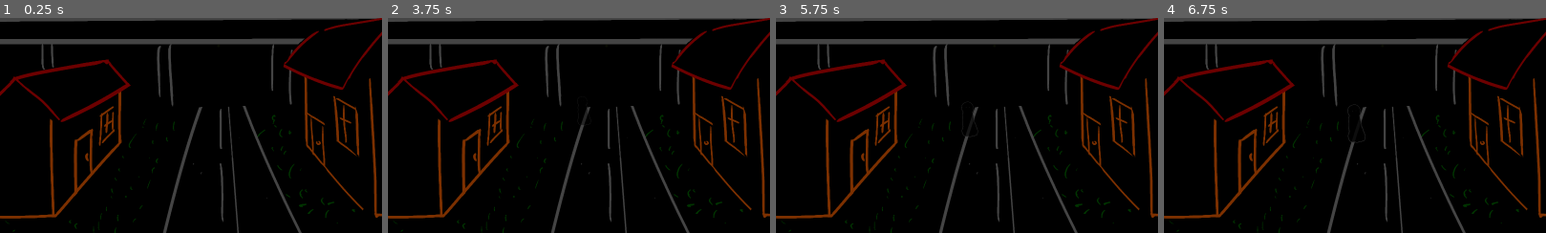
Above: before the commit, frames 1-4 (left to right).
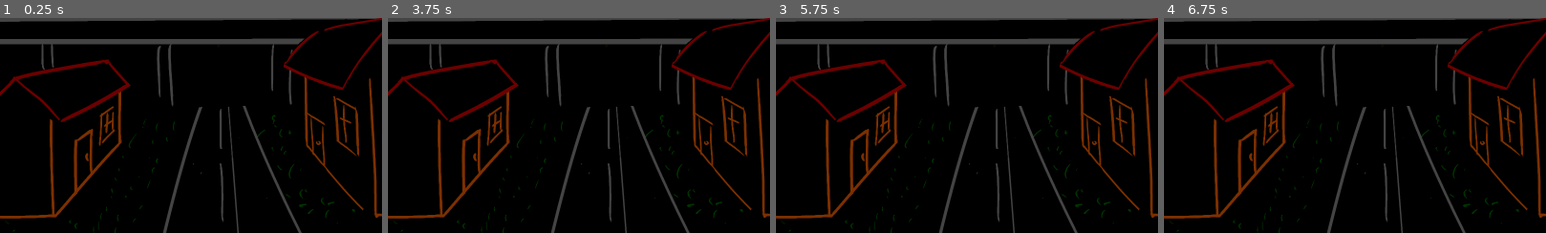
Above: after the commit, the same moments.

Repository: MarmadileManteater/Carbuncle-Game
Game: Godot game, scene res://scenes/window/window.tscn
Two runs of this game, one before a commit and one after it. Both use one fixed random seed, a clock stepped at 60 frames per second and the inputs below. This scene is started directly instead of the project's main scene. Sound files missing from this copy of the repository are replaced by a short silence.
Inputs (mouse positions are % of the whole screen's width and height, from its top left):
- Up to frame 1 (0.25 s): no input
- Up to frame 2 (3.75 s): tap Enter at 0.5, 2, 3.5 s; move the mouse to (72, 45) at 0.52 s; hold Right (ui_right) 0.53-2.03 s; click (72, 45) at 0.67 s; tap Space at 1.25, 2.75 s; move the mouse to (30, 55) at 1.27 s; move the mouse to (60, 28) at 2.02 s; hold Left (ui_left) 2.03-2.78 s; move the mouse to (45, 70) at 2.77 s; hold Right (ui_right) from 2.78 s (still down); click (45, 70) at 2.92 s; move the mouse to (80, 65) at 3.52 s
- Up to frame 3 (5.75 s): tap Space at 4.25 s; move the mouse to (20, 35) at 4.27 s; release Right (ui_right) at 4.28 s; hold Left (ui_left) 4.28-5.03 s; move the mouse to (55, 50) at 5.02 s; hold Right (ui_right) from 5.03 s (still down); click (55, 50) at 5.17 s
- Up to frame 4 (6.75 s): move the mouse to (35, 25) at 5.77 s; release Right (ui_right) at 5.78 s; hold Left (ui_left) from 5.78 s (still down); move the mouse to (72, 45) at 6.52 s
The pictures show only the part of the screen within x 17-67%, y 11-61%; the shares and areas given below are measured in that part.

Frame 1 is identical in both runs. In frame 2, less than 0.1% of the frame differs, in the area x 50-53%, y 42-50%; in frame 3, less than 0.1%; in frame 4, 0.1%, in the area x 48-53%, y 42-58%.

Commit message:
Fix a bug on approach

Diff:
--- a/project/scenes/window/window.gd
+++ b/project/scenes/window/window.gd
@@ -6,8 +6,6 @@
 # Called when the node enters the scene tree for the first time.
 func _ready() -> void:
 	super()
-	if first_time:
-		$AnimationPlayer.play("Approach")
 
 func _process(delta: float) -> void:
 	if carbunkle_visible and not was_visible:
@@ -31,6 +29,7 @@
 
 func load_state(state: Dictionary):
 	if state["is_playing"]:
-		$AnimationPlayer.play(state["animation"])
-		$AnimationPlayer.seek(state["position"] + time_elapsed - state["time_elapsed"])
-		was_visible = state["was_visible"]
+		if phase == 1:
+			$AnimationPlayer.play(state["animation"])
+			$AnimationPlayer.seek(state["position"] + time_elapsed - state["time_elapsed"])
+			was_visible = state["was_visible"]
